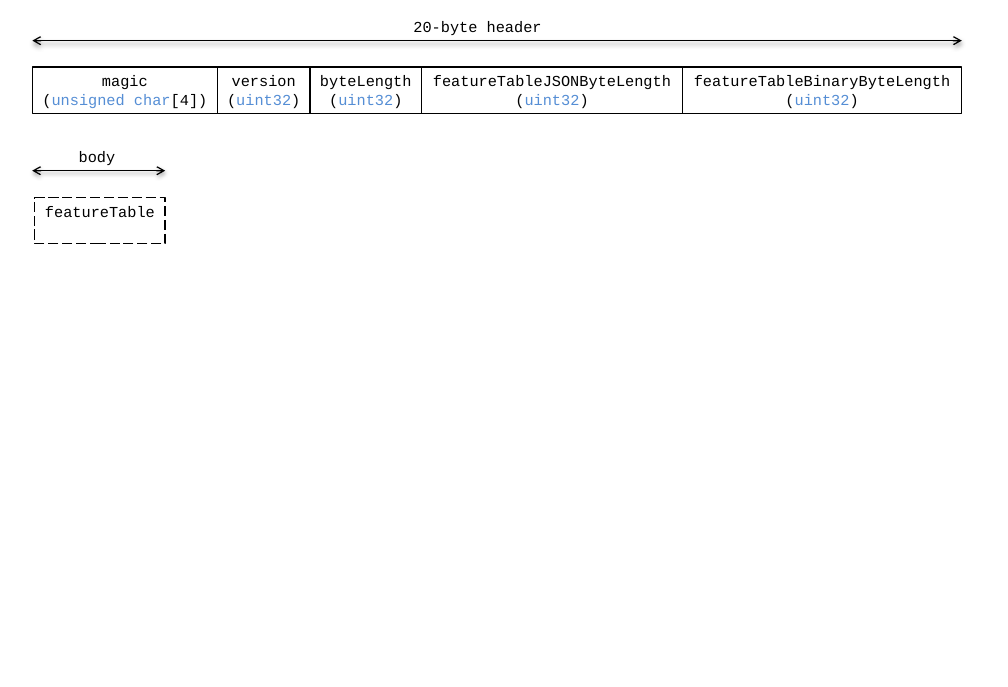
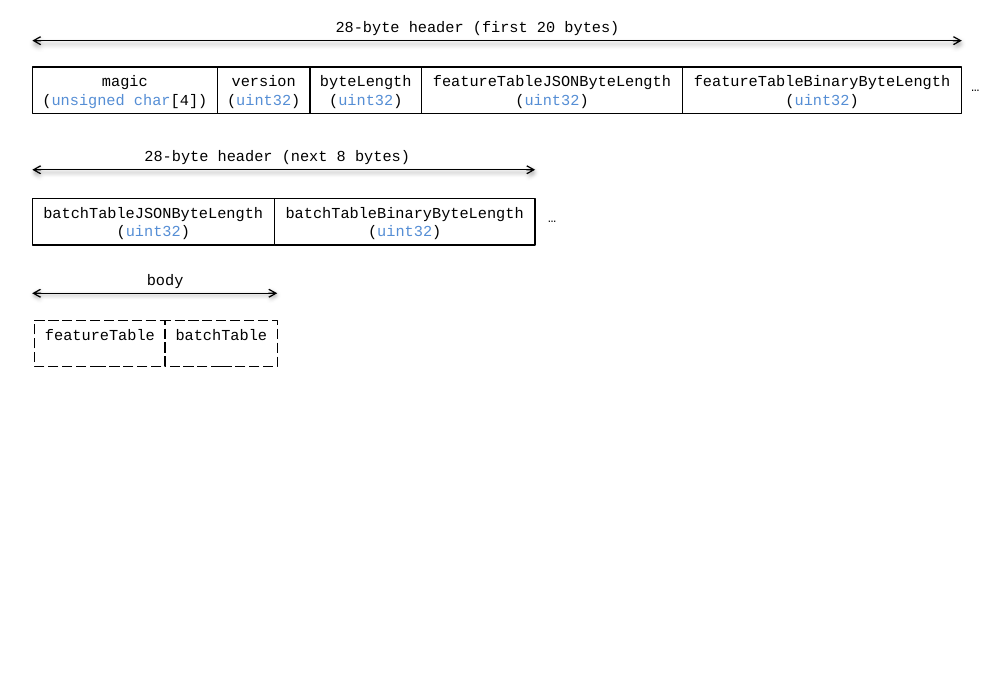
Before and after one commit to CesiumGS/3d-tiles, a slide deck: slide 1 of TileFormats/PointCloud/figures/Figures.pptx. Drawn at 1008x687 pixels with LibreOffice and Linux fonts; fonts in the diff are those of the drawing. Boxes give left, top, right and bottom in pixels: in the first picture for what was removed or moved away, otherwise in the second. Text is boxed around its words. In the diff, an @@ line names an element or a change of style, - is before the commit and + after.

Commit message:
Include batchTableBinary and some misc updates

```diff
--- a/TileFormats/PointCloud/figures/Figures.pptx
+++ b/TileFormats/PointCloud/figures/Figures.pptx
@@ text at box(336, 21, 619, 35): text changed @@
-20-byte header
+28-byte header (first 20 bytes)
@@ text added at box(962, 74, 989, 110), 10.5 pt, text #000000 @@
+…
@@ double arrow added from (32, 170) to (535, 170), #000000 1 pt @@
@@ text added at box(144, 150, 410, 164), 12 pt, text #000000 @@
+28-byte header (next 8 bytes)
@@ rectangle added at box(32, 199, 274, 245), outline #000000 1 pt, 12 pt, text #000000 @@
+batchTableJSONByteLength
+(uint32)
@@ rectangle added at box(274, 199, 535, 245), outline #000000 1 pt, 12 pt, text #000000 @@
+batchTableBinaryByteLength
+(uint32)
@@ text added at box(539, 204, 565, 240), 10.5 pt, text #000000 @@
+…
@@ text "body": place and size @@
-text "body" at box(79, 151, 116, 165)
+text "body" at box(147, 274, 184, 288)
@@ double arrow moved from (32, 170) - (165, 170) to (32, 293) - (278, 293) @@
@@ rectangle "featureTable": place and size @@
-rectangle "featureTable" at box(35, 198, 165, 244)
+rectangle "featureTable" at box(35, 321, 165, 367)
@@ rectangle added at box(166, 321, 278, 367), outline #000000 1 pt dashed, 12 pt, text #000000 @@
+batchTable
```
Also in this commit, not shown: 17 other files.
